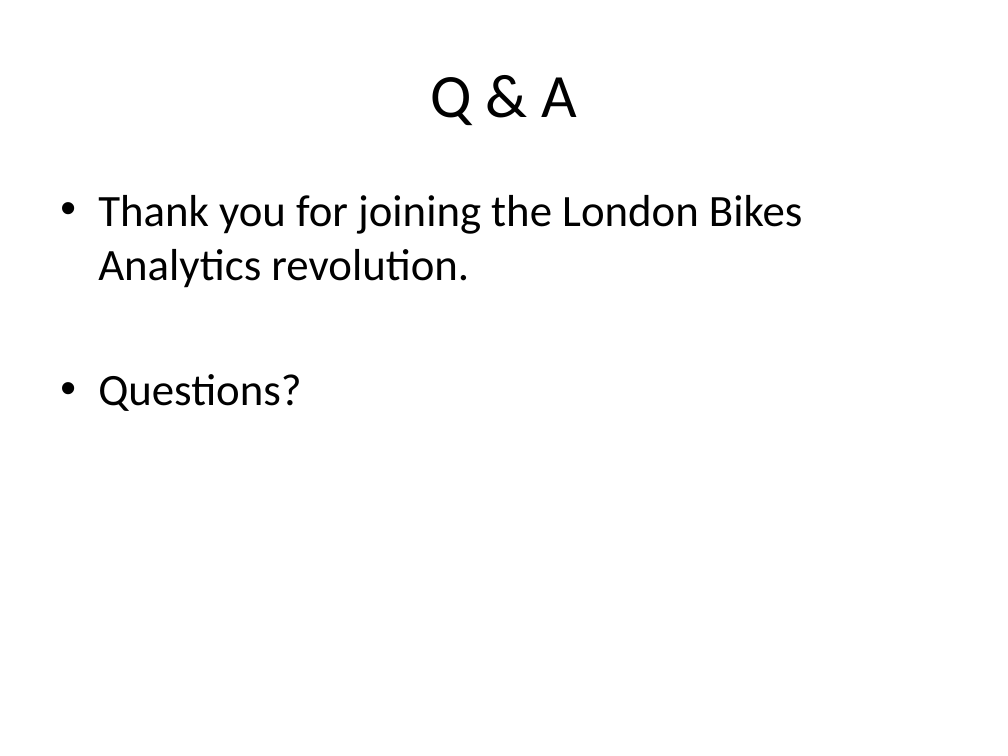
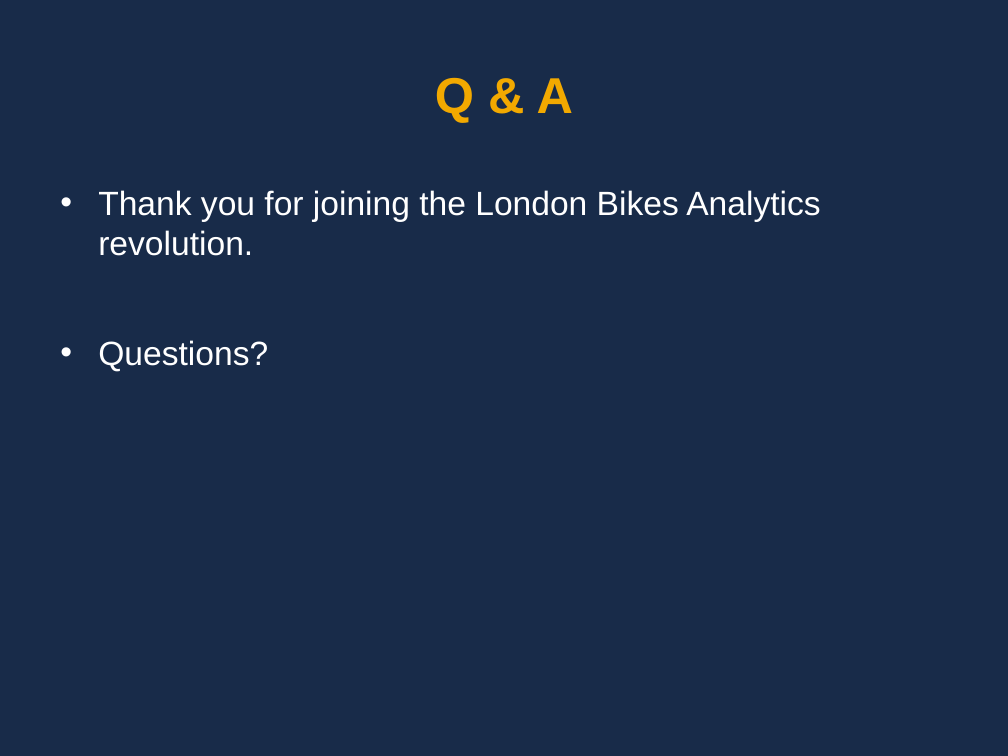
Before and after one commit to hengds2f/london_bicycles_pipeline, a slide deck: slide 6 of London_Bikes_Executive_Presentation.pptx. Drawn at 1008x756 pixels with LibreOffice and Linux fonts; fonts in the diff are those of the drawing. Boxes give left, top, right and bottom in pixels: in the first picture for what was removed or moved away, otherwise in the second. Text is boxed around its words. In the diff, an @@ line names an element or a change of style, - is before the commit and + after.

```diff
--- a/London_Bikes_Executive_Presentation.pptx
+++ b/London_Bikes_Executive_Presentation.pptx
@@ background #FFFFFF to #182B49 @@
@@ title "Q & A" at (x1=435, y1=78, x2=573, y2=123): size 44 to 36 pt, font Calibri to Arial, text colour #000000 to #F2A900, bold on @@
@@ text "Thank you for joining the ..." at (x1=98, y1=190, x2=820, y2=372): size 32 to 24 pt, font Calibri to Arial, text colour #000000 to #FFFFFF; less space between paragraphs @@
```
Also in this commit, not shown: 5 other slides changed, 1 other file.
